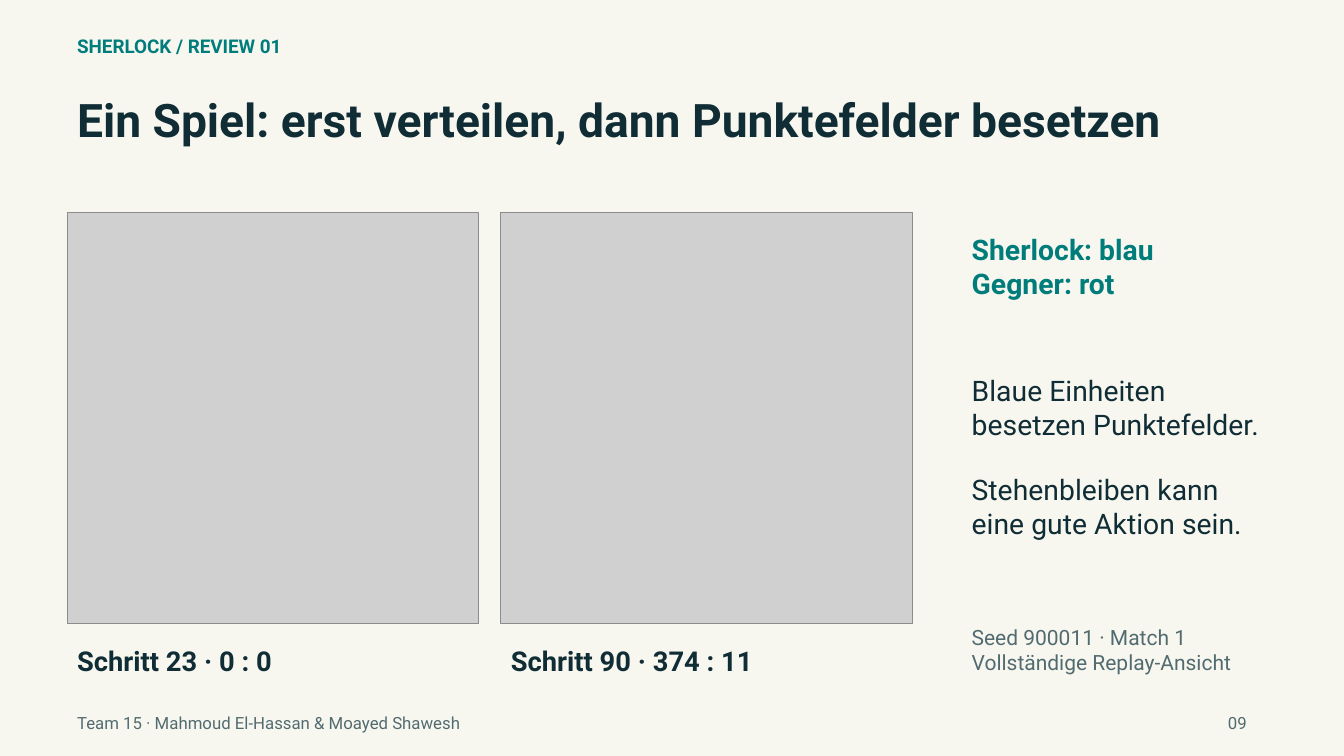
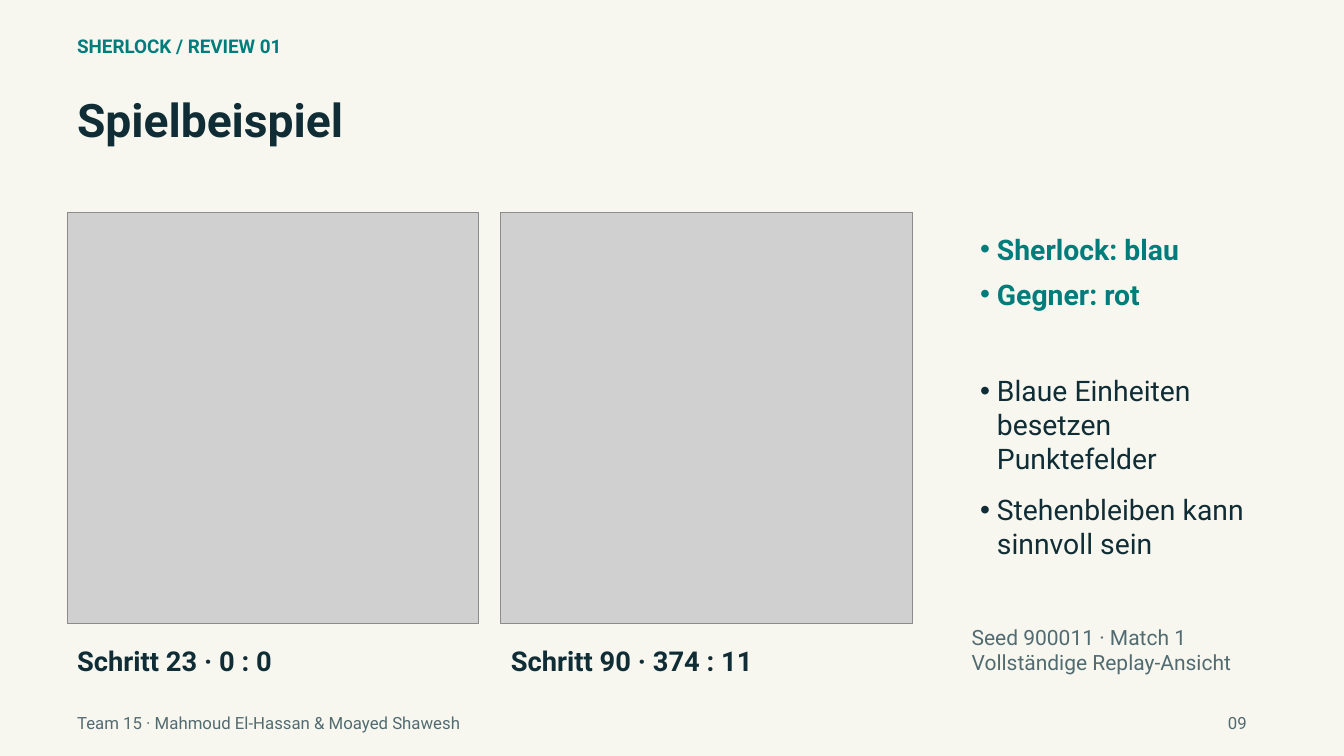
Before and after one commit to elhassanmahmoud/sherlock-luxAI-team15, a slide deck: slide 9 of docs/presentation/Sherlock_Review_16-10-2026.pptx. Drawn at 1344x756 pixels with LibreOffice and Linux fonts; fonts in the diff are those of the drawing; grey boxes stand for pictures. Boxes give left, top, right and bottom in pixels: in the first picture for what was removed or moved away, otherwise in the second. Text is boxed around its words. In the diff, an @@ line names an element or a change of style, - is before the commit and + after.

Commit message:
docs: shorten slide headings and format native bullet lists

```diff
--- a/docs/presentation/Sherlock_Review_16-10-2026.pptx
+++ b/docs/presentation/Sherlock_Review_16-10-2026.pptx
@@ text at (77,102,343,147): text changed @@
-Ein Spiel: erst verteilen, dann Punktefelder besetzen
+Spielbeispiel
@@ text "Sherlock: blau" at (997,238,1179,311): bullet none to •; more space between paragraphs @@
@@ text at (997,379,1244,555): text changed @@
-Blaue Einheiten
-besetzen Punktefelder.
-Stehenbleiben kann
-eine gute Aktion sein.
+• Blaue Einheiten besetzen Punktefelder
+• Stehenbleiben kann sinnvoll sein
```
Also in this commit, not shown: 11 other slides changed, 6 other files.
